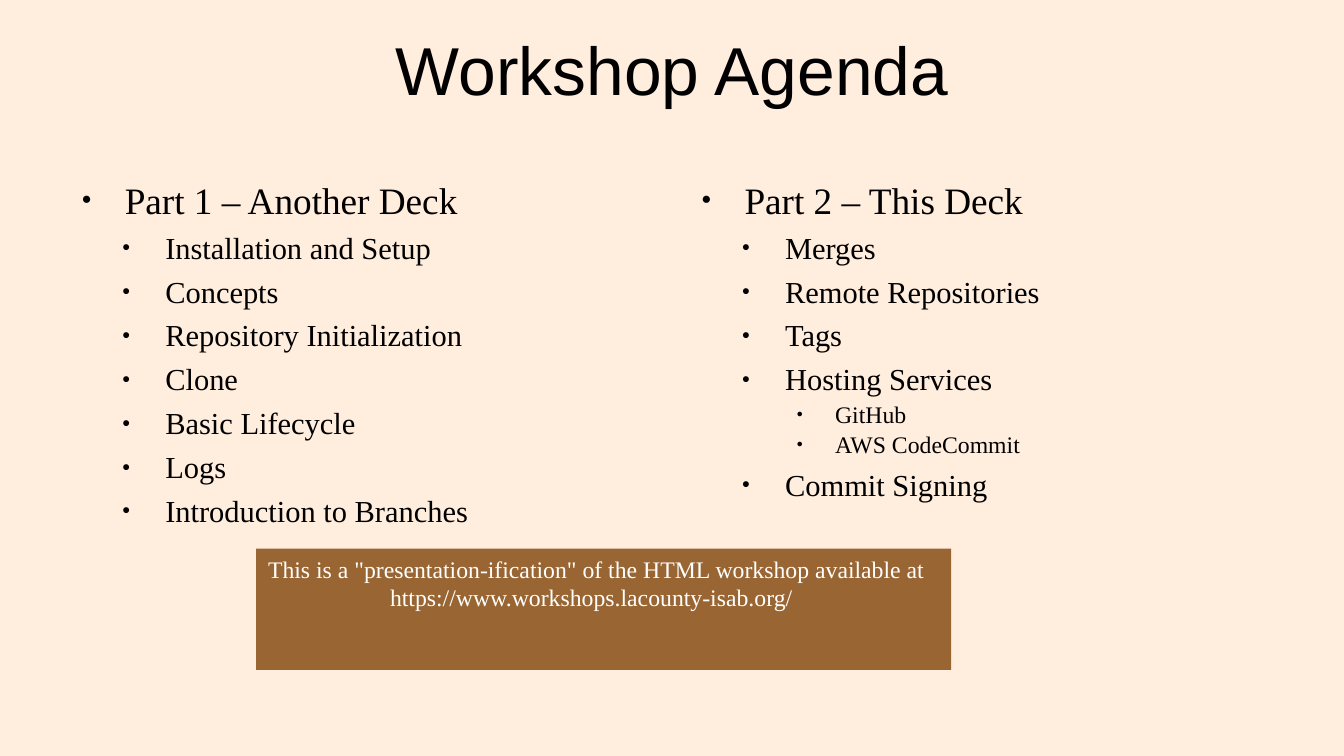
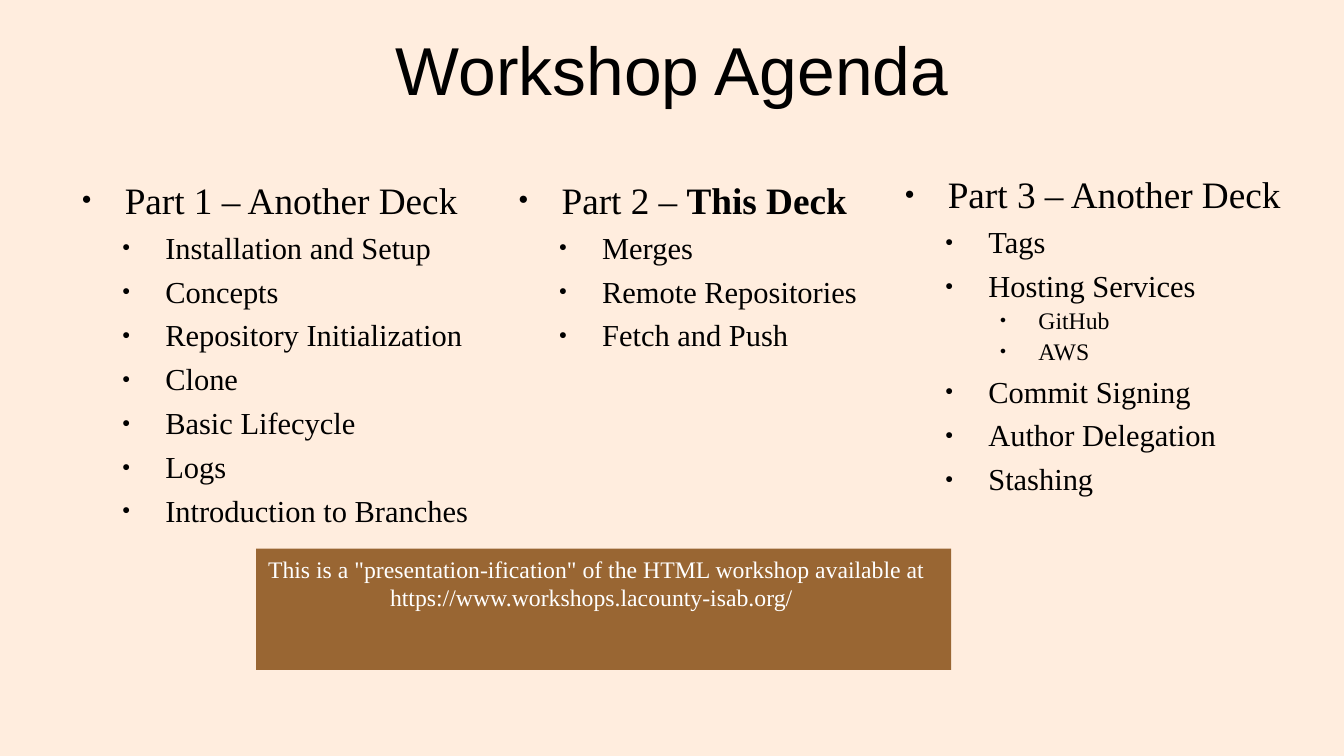
Before and after one commit to lacounty-isab/workshops, a slide deck: slide 2 of git/GitWorkshop2.odp. Drawn at 1344x756 pixels with LibreOffice and Linux fonts; fonts in the diff are those of the drawing. Boxes give left, top, right and bottom in pixels: in the first picture for what was removed or moved away, otherwise in the second. Text is boxed around its words. In the diff, an @@ line names an element or a change of style, - is before the commit and + after.

Commit message:
Almost finished Part 2, Exercise 9

```diff
--- a/git/GitWorkshop2.odp
+++ b/git/GitWorkshop2.odp
@@ text "Part 2 – This Deck" moved from (x1=745, y1=188, x2=1039, y2=502) to (x1=562, y1=188, x2=856, y2=347) @@
@@ text at (x1=562, y1=188, x2=847, y2=215): bold on in "This Deck" @@
@@ text added at (x1=948, y1=182, x2=1280, y2=497), 18 pt, text #000000 @@
+● Part 3 – Another Deck
+  ● Tags
+  ● Hosting Services
+    ● GitHub
+    ● AWS
+  ● Commit Signing
+  ● Author Delegation
+  ● Stashing
@@ text at (x1=602, y1=325, x2=788, y2=347): text changed @@
-  ● Tags
-  ● Hosting Services
-    ● GitHub
-    ● AWS CodeCommit
-  ● Commit Signing
+  ● Fetch and Push
```
Also in this commit, not shown: 1 other slide changed, 10 slides added, 8 other files.
